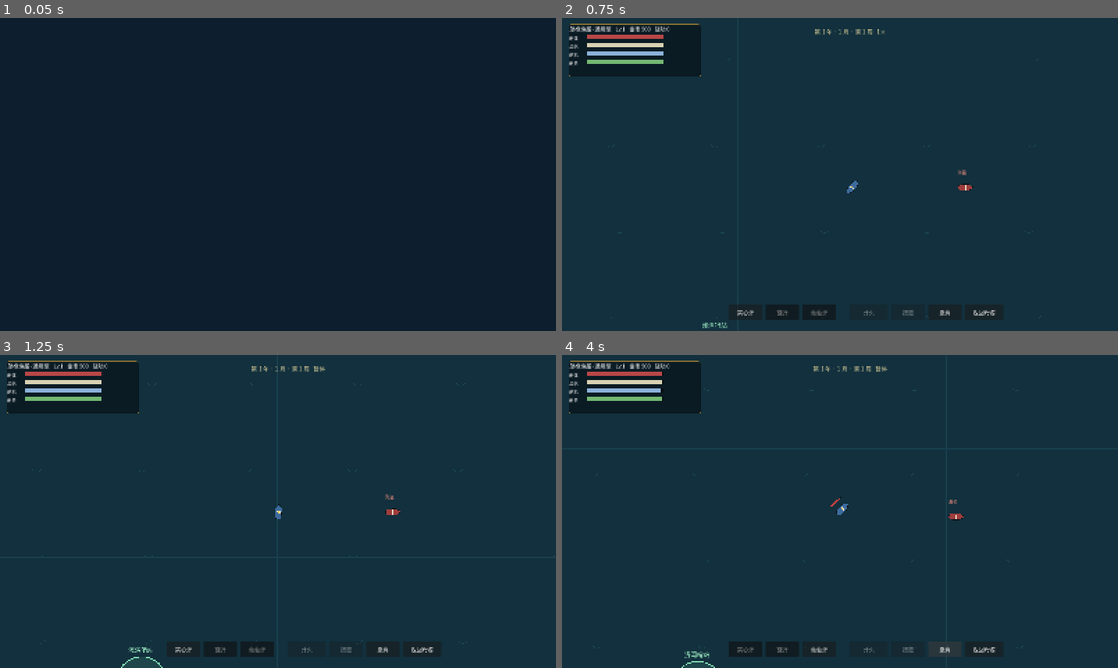
Above: before the commit, frames 1-4 (two rows, left to right).
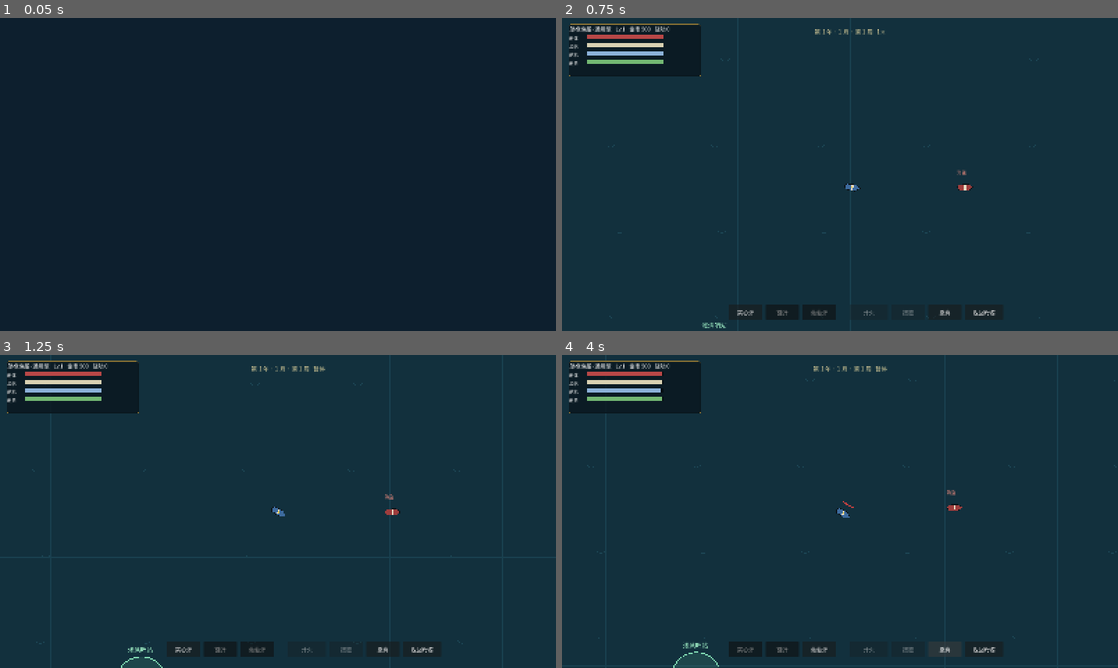
Above: after the commit, the same moments.

Repository: lucifermbbgh/OceanHero
Game: Godot game, scene res://tests/integration/run.tscn
Same seed, same stepped clock (60 frames per second), same inputs: the game is played once before the commit and once after it. This scene is started directly instead of the project's main scene.
Inputs (mouse positions are in pixels of both pictures, inside the frame that each line leads up to):
- Up to frame 1 (0.05 s): no input
- Up to frame 2 (0.75 s): tap Enter at 0.5 s; move the mouse to (962, 158) at 0.52 s; hold D (steer_right) from 0.53 s (still down); tap B at 0.6 s; click (962, 158) at 0.67 s
- Up to frame 3 (1.25 s): keep holding D (steer_right); tap Space at 0.77 s
- Up to frame 4 (4 s): release D (steer_right) at 1.25 s; click "实心弹" at 1.25 s; click "链弹" at 2 s; click "葡萄弹" at 2.75 s; click "撤离" at 3.5 s

Frame 1 is identical in both runs. In frame 2, 0.1% of the frame differs, in the area x 25-74%, y 48-100%; in frame 3, 0.1%; in frame 4, 0.4%, in the area x 20-73%, y 43-100%.

Commit message:
fix: 转向速率单位错误（度/秒被当成弧度/秒）+ 自动开火开关
- 根因：turn_rate 数据是「度/秒」，代码直接当弧度用，转向快 57 倍，导致船头逐帧过冲抽搐
- 修正为 deg_to_rad(turn_rate)；实测满舵 1 秒转 45.6°
- 避障增加滞回半径、绕行侧锁定、绕障期间独占转向权、死区 0.05rad
- 新增自动开火：锁定后点「开火」进入持续齐射，再点「停火」结束；换目标自动关闭
- 新增转向稳定性与自动开火测试，集成 307 项全绿

Diff:
--- a/scripts/sea/sea_scene.gd
+++ b/scripts/sea/sea_scene.gd
@@ -1173,6 +1173,9 @@
 	return n
 
 func _lock_target(enemy) -> void:
+	if player.auto_fire and player.target != enemy:
+		player.auto_fire = false
+		hud.ticker("已切换目标，自动开火关闭")
 	player.target = enemy
 	player.engaged = true
 	enemy.target = player
@@ -1184,9 +1187,17 @@
 func _on_fire_pressed() -> void:
 	if player == null:
 		return
-	var res: Dictionary = player.try_fire()
-	if not res.get("ok", false):
-		hud.ticker(String(res.get("reason", "无法开火")))
+	var t = player.target
+	if t == null or not is_instance_valid(t) or not t.alive:
+		hud.ticker("先锁定一个目标")
+		return
+	player.auto_fire = not player.auto_fire
+	if player.auto_fire:
+		hud.ticker("自动开火：开（进入射程后持续齐射）")
+		# 立刻尝试打一轮，避免空等
+		player.try_fire()
+	else:
+		hud.ticker("自动开火：关")
 
 func _on_ammo_selected(id: StringName) -> void:
 	var a: Resource = DataRegistry.get_ammo(id)
--- a/scripts/ship/sea_ship.gd
+++ b/scripts/ship/sea_ship.gd
@@ -51,6 +51,9 @@
 var wander_timer := 0.0
 var home_pos := Vector2.ZERO
 var obstacles: Array = []      # 场景注入的岛屿列表 [[中心, 半径], ...]
+var auto_fire := false         # 玩家：锁定后是否持续自动开火（按「开火」切换）
+var _avoiding := false         # 是否正在绕障（带滞回）
+var _avoid_side := 1.0         # 锁定的绕行侧，进入时决定，离开前不变
 var last_attacker = null
 var heading := 0.0
 var nav_target = null
@@ -253,7 +256,8 @@
 	else:
 		desired_turn = _ai_steer(delta)
 
-	heading += clampf(desired_turn, -1.0, 1.0) * turn_rate * turn_mult * delta
+	# turn_rate 数据里是「度/秒」，这里必须转成弧度，否则转向快 57 倍（船头会疯狂抽搐）
+	heading += clampf(desired_turn, -1.0, 1.0) * deg_to_rad(turn_rate) * turn_mult * delta
 	rotation = heading
 	var target_speed := base_speed_px * speed_mult * clampf(desired_throttle, 0.0, 1.0)
 	# 岛屿软约束：斥力来自 sea_scene 每帧写入的 external_push
@@ -265,29 +269,48 @@
 	var diff := wrapf(want - heading, -PI, PI)
 	return clampf(diff * 2.0, -1.0, 1.0)
 
-## 前视避障：正前方 320px 若压进岛屿减速带，就沿切线滑开
+## 前视避障：正前方 320px 若压进岛屿减速带，就沿切线滑开。
+## 关键：**进入时锁定绕行侧**并加滞回半径，否则会在左右切线之间逐帧翻转（船头抽搐）。
 func _avoidance_turn() -> float:
 	if obstacles.is_empty():
 		return 0.0
 	var look: Vector2 = global_position + Vector2.RIGHT.rotated(heading) * 320.0
+	var hit_c := Vector2.ZERO
+	var found := false
 	for o in obstacles:
 		var c: Vector2 = o[0]
-		var r: float = o[1] + 150.0 + 90.0
-		if look.distance_to(c) >= r:
-			continue
-		var away: Vector2 = global_position - c
-		if away.length() < 1.0:
-			away = Vector2.RIGHT
-		var tangent := Vector2(-away.y, away.x).normalized()
+		var r_in: float = o[1] + 150.0 + 90.0
+		# 已在避障中时用更大的退出半径，避免刚脱离又立刻触发
+		var r := (r_in + 110.0) if _avoiding else r_in
+		if look.distance_to(c) < r:
+			hit_c = c
+			found = true
+			break
+	if not found:
+		_avoiding = false
+		return 0.0
+	var away: Vector2 = global_position - hit_c
+	if away.length() < 1.0:
+		away = Vector2.RIGHT
+	var tangent := Vector2(-away.y, away.x).normalized()
+	if not _avoiding:
+		# 首次进入：按当前朝向选一侧，之后一直沿这一侧绕，不再重算
+		_avoiding = true
 		var d1 := absf(wrapf(tangent.angle() - heading, -PI, PI))
 		var d2 := absf(wrapf((-tangent).angle() - heading, -PI, PI))
-		var dir := tangent if d1 <= d2 else -tangent
-		return _turn_toward(dir.angle())
-	return 0.0
+		_avoid_side = 1.0 if d1 <= d2 else -1.0
+	var dir := tangent * _avoid_side
+	# 死区 + 限幅：否则会在"对准切线"附近来回过冲，导致船头高频抽搐
+	var diff := wrapf(dir.angle() - heading, -PI, PI)
+	if absf(diff) < 0.05:
+		return 0.0
+	return clampf(diff * 1.2, -0.6, 0.6)
 
 func _ai_steer(delta: float) -> float:
 	var avoid := _avoidance_turn()
-	if avoid != 0.0:
+	# 只要还在绕障中（_avoiding），就独占转向权：
+	# 否则"返航/巡游"会插进来把船头往回掰，与避障逐帧互相覆盖 → 抽搐
+	if _avoiding or avoid != 0.0:
 		throttle = maxf(throttle, 0.4)
 		return avoid
 	if faction == "merchant" and target != null and is_instance_valid(target):
@@ -342,8 +365,10 @@
 	# 锁定即开始装填；是否开火由玩家决定
 	if reload_timer > 0.0:
 		reload_timer -= delta
-	# 玩家不自动开火，必须由 UI 触发 try_fire()
+	# 玩家：只有打开"自动开火"才持续射击，否则必须手动触发 try_fire()
 	if is_player:
+		if auto_fire and reload_timer <= 0.0 and can_target(target):
+			_fire_at(target)
 		return
 	# 商船只逃不打
 	if faction == "merchant":
--- a/scripts/ui/sea_hud.gd
+++ b/scripts/ui/sea_hud.gd
@@ -289,15 +289,23 @@
 		if t == null or not is_instance_valid(t) or not t.alive:
 			_fire_btn.text = "开火"
 			_fire_btn.disabled = true
+			_fire_btn.modulate = Color(1, 1, 1)
+		elif player.auto_fire:
+			_fire_btn.text = "停火"
+			_fire_btn.disabled = false
+			_fire_btn.modulate = Color(1.0, 0.75, 0.55)
 		elif player.reload_timer > 0.0:
 			_fire_btn.text = "装填 %.1fs" % player.reload_timer
-			_fire_btn.disabled = true
+			_fire_btn.disabled = false
+			_fire_btn.modulate = Color(1, 1, 1)
 		elif not player.can_target(t):
 			_fire_btn.text = "超出射程"
-			_fire_btn.disabled = true
+			_fire_btn.disabled = false
+			_fire_btn.modulate = Color(1, 1, 1)
 		else:
 			_fire_btn.text = "开火！"
 			_fire_btn.disabled = false
+			_fire_btn.modulate = Color(1, 1, 1)
 	if player != null and is_instance_valid(player) and target != null and is_instance_valid(target):
 		var near: bool = player.global_position.distance_to(target.global_position) <= 140.0
 		var weak: bool = _pct_of(target, "hull") <= 0.10
--- a/tests/integration/run.gd
+++ b/tests/integration/run.gd
@@ -26,6 +26,8 @@
 	await _test_buildings()
 	await _test_exchange()
 	await _test_cross_port()
+	await _test_steering_stability()
+	await _test_auto_fire()
 	await _test_pathfinding()
 	await _test_ecology()
 	_mark("到任务导航前")
@@ -498,6 +500,81 @@
 	s.queue_free()
 	await _frames(2)
 
+# ---------------- 转向稳定性 ----------------
+func _test_steering_stability() -> void:
+	print("\n[转向稳定性]")
+	GameState.reset_new_game()
+	var ship = load("res://scenes/ship/sea_ship.tscn").instantiate()
+	ship.setup_enemy(DataRegistry.get_enemy(&"pirate_scout"), 1.0)
+	var center := Vector2(4000, 4000)
+	var r := 300.0
+	ship.obstacles = [[center, r]]
+	ship.global_position = center + Vector2(r + 500.0, 0)
+	ship.heading = PI            # 正对岛心
+	ship.rotation = PI
+	ship.home_pos = ship.global_position
+	ship.wander_heading = ship.heading
+	ship.wander_timer = 100.0
+	ship.target = null
+	add_child(ship)
+	await _frames(2)
+
+	var prev_delta := 0.0
+	var flips := 0
+	var prev_h: float = ship.heading
+	for i in range(150):
+		await get_tree().physics_frame
+		var d := wrapf(ship.heading - prev_h, -PI, PI)
+		prev_h = ship.heading
+		if absf(d) > 0.0005:
+			if prev_delta != 0.0 and signf(d) != signf(prev_delta):
+				flips += 1
+			prev_delta = d
+	_ok(flips <= 8, "绕障时转向不会高频左右抽搐", "150 帧内反向次数=%d" % flips)
+	ship.queue_free()
+	await _frames(2)
+
+# ---------------- 自动开火 ----------------
+func _test_auto_fire() -> void:
+	print("\n[自动开火]")
+	GameState.reset_new_game()
+	GameState.current_map = 1
+	var s = load("res://scenes/sea/sea_scene.tscn").instantiate()
+	add_child(s)
+	await _frames(3)
+	var e = s.enemies[0]
+	e.global_position = s.player.global_position + Vector2(400, 0)
+	s._lock_target(e)
+	e.target = s.player
+	_ok(not s.player.auto_fire, "锁定后默认不自动开火")
+
+	# 关闭状态：等一个装填周期也不应开火
+	for i in range(140):
+		await get_tree().physics_frame
+	_ok(s.player.volleys_fired == 0, "未开启时不会自动开火", "volleys=%d" % s.player.volleys_fired)
+
+	# 开启：持续齐射
+	s._on_fire_pressed()
+	_ok(s.player.auto_fire, "点「开火」进入自动开火")
+	for i in range(300):
+		await get_tree().physics_frame
+	_ok(s.player.volleys_fired >= 2, "自动开火会连续齐射", "volleys=%d" % s.player.volleys_fired)
+
+	# 关闭：停止开火
+	s._on_fire_pressed()
+	_ok(not s.player.auto_fire, "再点一次「停火」关闭")
+	var n_after: int = s.player.volleys_fired
+	for i in range(200):
+		await get_tree().physics_frame
+	_ok(s.player.volleys_fired == n_after, "停火后不再射击", "volleys=%d" % s.player.volleys_fired)
+
+	# 无目标时按钮不生效
+	s.player.target = null
+	s._on_fire_pressed()
+	_ok(not s.player.auto_fire, "没有目标时不会进入自动开火")
+	s.queue_free()
+	await _frames(2)
+
 # ---------------- 航线规划 ----------------
 func _path_hits_island(s, path: Array, from: Vector2) -> bool:
 	var prev := from
Binary file added: docs/screenshots/31-steering.png
Not shown, changed: docs/02-systems-design.md
Not shown, changed: docs/06-design-changelog.md
Not shown, changed: docs/09-playtest-record.md
